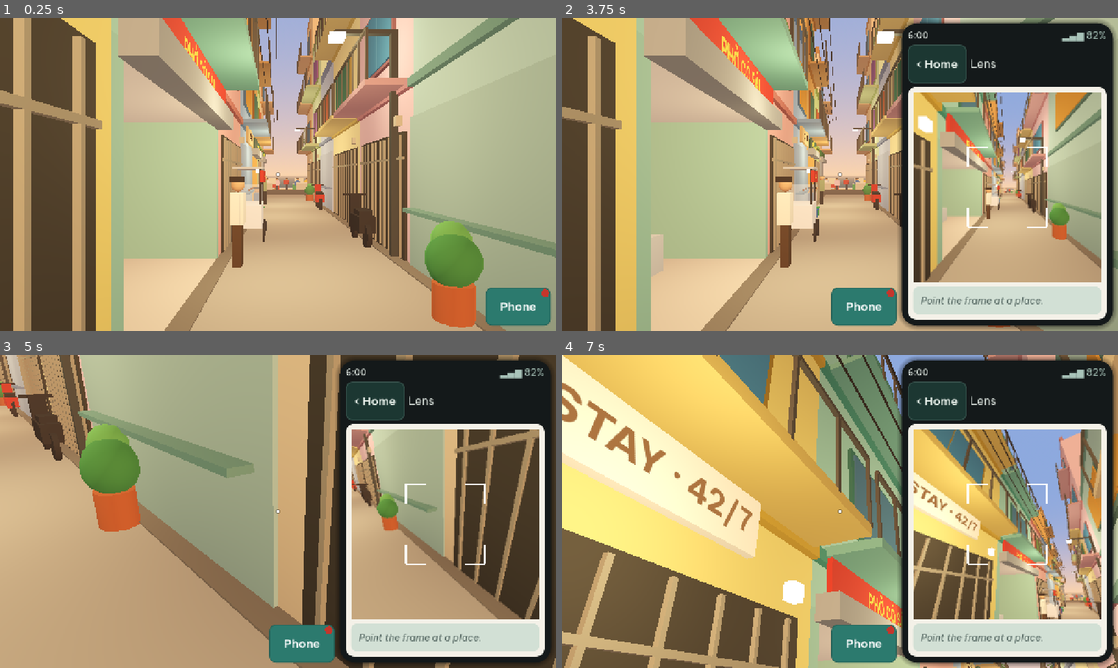
Above: before the commit, frames 1-4 (two rows, left to right).
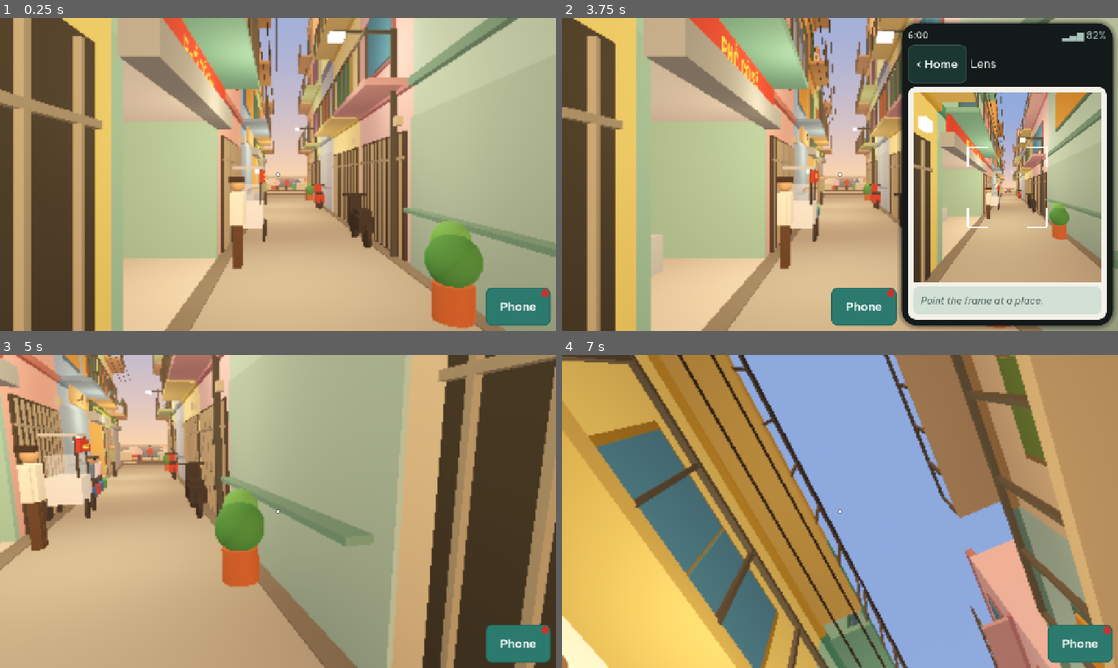
Above: after the commit, the same moments.

Repository: sntran/Vung_Tau
Game: Godot game, scene res://scenes/main.tscn
The game is run twice, just before and just after one commit, with the same random seed, the same clock (stepped at 60 frames per second) and the same inputs.
Inputs (mouse positions are in pixels of both pictures, inside the frame that each line leads up to):
- Up to frame 1 (0.25 s): no input
- Up to frame 2 (3.75 s): click "Phone" at 0.5 s; click (956, 86) at 1.25 s; click "‹ Home" at 2 s; click (1056, 86) at 2.75 s; tap Enter at 3.5 s; move the mouse to (962, 158) at 3.52 s; hold D from 3.53 s (still down); tap E at 3.6 s; click (962, 158) at 3.67 s
- Up to frame 3 (5 s): tap Tab at 3.8 s; release D at 4.25 s; drag from (166, 527) to (250, 574) at 4.27 s
- Up to frame 4 (7 s): move the mouse to (895, 442) at 5.02 s; hold D 5.03-5.75 s; tap E at 5.1 s; click (895, 442) at 5.17 s; tap Tab at 5.3, 6.8 s; drag from (812, 574) to (673, 464) at 5.77 s; move the mouse to (1006, 558) at 6.52 s; hold A from 6.53 s (still down); hold Shift from 6.53 s (still down); click (1006, 558) at 6.67 s

The runs differ from the first frame. In frame 1, 5.3% of the frame differs, in the area x 0-100%, y 0-100%; in frame 2, 3.9%; in frame 3, 75%; in frame 4, 98%.

Commit message:
Add the quality presets, the sun shadow, the desktop and gamepad controls, and the fullscreen and mouse settings, and let a play-test phase choose its renderer

Diff:
--- a/autoload/game_state.gd
+++ b/autoload/game_state.gd
@@ -50,6 +50,26 @@
 	load_game()
 
 
+func _ready() -> void:
+	# The first start selects the quality preset (plan 0004, D3).
+	if settings.quality == "":
+		set_settings({"quality": Quality.default_preset()})
+	restart_for_renderer()
+
+
+## Starts the game again when the quality preset needs another renderer
+## (plan 0004, R4). Not in the play tests, in the editor, or when the command
+## line selects the renderer. Returns true when the game starts again.
+func restart_for_renderer() -> bool:
+	if arg_value("playtest") != "" or OS.has_feature("editor") or Quality.renderer_fixed_by_command_line() \
+			or not Quality.needs_restart(settings.quality):
+		return false
+	save_game()
+	OS.set_restart_on_exit(true, Quality.restart_args(settings.quality))
+	get_tree().quit()
+	return true
+
+
 ## Returns the value of a command line argument "--name=value", or "" when it is not there.
 static func arg_value(arg_name: String) -> String:
 	var prefix := "--%s=" % arg_name
--- a/data/ui.json
+++ b/data/ui.json
@@ -133,5 +133,16 @@
 		"off": "Off"
 	},
 	"settings_subtitle_size": "Subtitle size: {value}",
-	"settings_subtitle_box": "Subtitle box: {value}"
+	"settings_subtitle_box": "Subtitle box: {value}",
+	"settings_quality": "Quality: {value}",
+	"quality_presets": {
+		"low": "Low",
+		"medium": "Medium",
+		"high": "High",
+		"ultra": "Ultra"
+	},
+	"settings_restart_note": "This quality uses another renderer. The change starts after a restart.",
+	"settings_restart": "Restart now",
+	"settings_fullscreen": "Fullscreen",
+	"settings_mouse": "Mouse speed: {value}"
 }
--- a/project.godot
+++ b/project.godot
@@ -13,7 +13,7 @@
 config/name="Vũng Tàu"
 config/description="A game about Vietnamese food and daily life in a hẻm in Vũng Tàu."
 run/main_scene="res://scenes/main.tscn"
-config/features=PackedStringArray("4.7", "Mobile")
+config/features=PackedStringArray("4.7", "Forward Plus")
 boot_splash/bg_color=Color(0.0627451, 0.129412, 0.117647, 1)
 config/icon="res://icon.svg"
 
@@ -51,7 +51,7 @@
 
 [rendering]
 
-renderer/rendering_method="mobile"
+renderer/rendering_method="forward_plus"
 renderer/rendering_method.mobile="mobile"
 renderer/rendering_method.web="gl_compatibility"
 textures/vram_compression/import_etc2_astc=true
--- /dev/null
+++ b/scenes/desktop_controls.gd
@@ -0,0 +1,125 @@
+class_name DesktopControls
+extends Node
+## The controls of a computer (plan 0004, D4, R2, R3): mouse look with a
+## captured cursor, E to act, Tab for the phone, Esc for the menu, and a gamepad.
+##
+## W, A, S, D are in main.gd (plan 0002). Touch controls stay as they are:
+## a touch makes mouse events with the device DEVICE_ID_EMULATION, and this
+## node does not read them.
+##
+## A click of a real mouse on the world captures the cursor. Then the mouse
+## turns the view, and a click acts on the focus, the same as E. When the
+## phone is up, the cursor is free and the mouse uses the apps. Tab, Esc, or
+## a right click lowers the phone, and the cursor is captured again.
+
+## A mouse movement of one pixel turns the view this many degrees at mouse speed 1.
+const MOUSE_DEG_PER_PIXEL := 0.1
+## The right stick turns the view this many degrees each second at look speed 1.
+const STICK_DEG_PER_SECOND := 140.0
+const STICK_DEADZONE := 0.2
+
+## True after the player captured the cursor one time. Then the cursor is
+## captured again when the phone goes down.
+var mouse_play := false
+
+var _main: Node
+## The device of the last gamepad event.
+var _pad_device := 0
+
+
+func _init(main: Node) -> void:
+	_main = main
+	name = "DesktopControls"
+
+
+func _ready() -> void:
+	_main.phone.raised.connect(_on_phone_raised)
+
+
+func captured() -> bool:
+	return Input.mouse_mode == Input.MOUSE_MODE_CAPTURED
+
+
+func _unhandled_input(event: InputEvent) -> void:
+	if event is InputEventJoypadMotion or event is InputEventJoypadButton:
+		_pad_device = event.device
+	if event is InputEventMouseButton:
+		var button := event as InputEventMouseButton
+		if button.device == InputEvent.DEVICE_ID_EMULATION or not button.pressed:
+			return
+		if button.button_index == MOUSE_BUTTON_RIGHT and _main.phone.up:
+			_main.phone.lower_phone()
+			_handled()
+		elif button.button_index == MOUSE_BUTTON_LEFT and captured():
+			_main._on_action()
+			_handled()
+		elif button.button_index == MOUSE_BUTTON_LEFT and not _main.phone.up:
+			mouse_play = true
+			Input.mouse_mode = Input.MOUSE_MODE_CAPTURED
+			_handled()
+	elif event is InputEventMouseMotion:
+		var motion := event as InputEventMouseMotion
+		if motion.device == InputEvent.DEVICE_ID_EMULATION or not captured():
+			return
+		var speed := float(GameState.settings.mouse_sensitivity) * MOUSE_DEG_PER_PIXEL
+		var invert := -1.0 if GameState.settings.invert_y else 1.0
+		_main.player.look(-motion.relative.x * speed, -motion.relative.y * speed * invert)
+		_handled()
+	elif event is InputEventKey:
+		var key := event as InputEventKey
+		if not key.pressed or key.echo:
+			return
+		match key.physical_keycode:
+			KEY_E:
+				_main._on_action()
+				_handled()
+			KEY_TAB, KEY_ESCAPE:
+				# The phone is the menu of the game: Esc shows its home screen.
+				if key.physical_keycode == KEY_ESCAPE and not _main.phone.up:
+					_main.phone.open_app("")
+				_main.phone.toggle()
+				_handled()
+	elif event is InputEventJoypadButton:
+		var pad := event as InputEventJoypadButton
+		if not pad.pressed:
+			return
+		match pad.button_index:
+			JOY_BUTTON_A:
+				_main._on_action()
+				_handled()
+			JOY_BUTTON_Y:
+				_main.phone.toggle()
+				_handled()
+
+
+func _process(delta: float) -> void:
+	var look := _stick(JOY_AXIS_RIGHT_X, JOY_AXIS_RIGHT_Y)
+	if look == Vector2.ZERO:
+		return
+	var speed := float(GameState.settings.look_sensitivity) * STICK_DEG_PER_SECOND * delta
+	var invert := -1.0 if GameState.settings.invert_y else 1.0
+	_main.player.look(-look.x * speed, -look.y * speed * invert)
+
+
+## The left stick of the gamepad: x is to the right, y is forward.
+func move_stick() -> Vector2:
+	var stick := _stick(JOY_AXIS_LEFT_X, JOY_AXIS_LEFT_Y)
+	return Vector2(stick.x, -stick.y)
+
+
+func _stick(axis_x: JoyAxis, axis_y: JoyAxis) -> Vector2:
+	var value := Vector2(Input.get_joy_axis(_pad_device, axis_x), Input.get_joy_axis(_pad_device, axis_y))
+	if value.length() < STICK_DEADZONE:
+		return Vector2.ZERO
+	return value.limit_length(1.0)
+
+
+func _on_phone_raised(up: bool) -> void:
+	if up and captured():
+		Input.mouse_mode = Input.MOUSE_MODE_VISIBLE
+	elif not up and mouse_play:
+		Input.mouse_mode = Input.MOUSE_MODE_CAPTURED
+
+
+func _handled() -> void:
+	get_viewport().set_input_as_handled()
--- a/scenes/main.gd
+++ b/scenes/main.gd
@@ -66,6 +66,8 @@
 ## The neutral voice of the phone (the Play button of the Listen app, R21).
 var phone_voice: AudioStreamPlayer
 var clack_player: AudioStreamPlayer3D
+## Mouse look, keys, and the gamepad on a computer (plan 0004).
+var desktop: DesktopControls
 
 ## The touches and the mouse press: id -> {start, last, time, zone, active}.
 var _touches: Dictionary = {}
@@ -101,6 +103,8 @@
 	phone.request.connect(_on_phone_request)
 	phone.raised.connect(_on_phone_raised)
 	phone.app_changed.connect(_on_app_changed)
+	desktop = DesktopControls.new(self)
+	add_child(desktop)
 	phone_voice = AudioStreamPlayer.new()
 	phone_voice.name = "PhoneVoice"
 	$Sounds.add_child(phone_voice)
@@ -165,7 +169,8 @@
 
 # --- Input ---------------------------------------------------------------
 
-## W, A, S, D and the arrow keys move the player (plan 0002, R11).
+## W, A, S, D, the arrow keys, and the left stick of a gamepad move the player
+## (plan 0002, R11, and plan 0004, R2).
 func _read_keys() -> void:
 	if _stick_id != null:
 		return
@@ -178,6 +183,7 @@
 		keys.x += 1.0
 	if Input.is_physical_key_pressed(KEY_A) or Input.is_physical_key_pressed(KEY_LEFT):
 		keys.x -= 1.0
+	keys += desktop.move_stick()
 	var was_moving := player.move_input.length() > 0.0
 	player.move_input = keys.limit_length(1.0)
 	if was_moving and keys == Vector2.ZERO:
@@ -821,6 +827,13 @@
 			_apply_settings()
 		"center":
 			center_view()
+		"restart":
+			# The play tests cannot start the game again: the next run of a
+			# play test is the restart.
+			GameState.save_game()
+			if not Playtest.active:
+				OS.set_restart_on_exit(true, Quality.restart_args(GameState.settings.quality))
+				get_tree().quit()
 
 
 ## A choice of the Clock app: wait, or sleep until morning (R27).
@@ -945,6 +958,22 @@
 func _apply_settings() -> void:
 	player.camera.fov = float(GameState.settings.fov)
 	subtitles.apply_settings(float(GameState.settings.subtitle_size), float(GameState.settings.subtitle_box))
+	Quality.apply(GameState.settings.quality, environment, sun, get_viewport())
+	_apply_window_mode()
+
+
+## The fullscreen setting of a desktop window (plan 0004, R1). Phones and the
+## web build have no window setting.
+func _apply_window_mode() -> void:
+	if OS.has_feature("mobile") or OS.has_feature("web"):
+		return
+	var fullscreen := bool(GameState.settings.fullscreen)
+	var mode := DisplayServer.window_get_mode()
+	var is_fullscreen := mode in [DisplayServer.WINDOW_MODE_FULLSCREEN, DisplayServer.WINDOW_MODE_EXCLUSIVE_FULLSCREEN]
+	if fullscreen and not is_fullscreen:
+		DisplayServer.window_set_mode(DisplayServer.WINDOW_MODE_FULLSCREEN)
+	elif not fullscreen and is_fullscreen:
+		DisplayServer.window_set_mode(DisplayServer.WINDOW_MODE_WINDOWED)
 
 
 func _on_time_changed(minutes: int, _day: int) -> void:
@@ -974,8 +1003,9 @@
 	sun.rotation_degrees = DayLight.sun_rotation(minutes)
 	sun.light_color = DayLight.sun_color(minutes)
 	sun.light_energy = DayLight.sun_energy(minutes)
-	# No sun shadows: see plan 0001, note N18.
-	sun.shadow_enabled = false
+	# The sun casts shadows on all presets (plan 0004, R5), except in the web
+	# build: see Quality.sun_shadow().
+	sun.shadow_enabled = Quality.sun_shadow()
 
 
 # --- Layout ----------------------------------------------------------------
--- a/scenes/ui/phone/settings_app.gd
+++ b/scenes/ui/phone/settings_app.gd
@@ -2,6 +2,7 @@
 extends ScrollContainer
 ## The Settings app (plan 0003, R28): the settings of plan 0002, the sound,
 ## the subtitle language, the subtitle size, and the opacity of the subtitle box.
+## Plan 0004 adds the quality preset, fullscreen, and the mouse speed (R1 to R4).
 
 const SENSITIVITY_RANGE := Vector2(0.25, 2.0)
 const FOV_RANGE := Vector2(60.0, 90.0)
@@ -23,6 +24,13 @@
 var _sound: CheckButton
 var _subtitles: TextButton
 var _center: TextButton
+var _quality: TextButton
+var _restart_note: Label
+var _restart: TextButton
+var _fullscreen: CheckButton
+var _mouse: HSlider
+var _mouse_label: Label
+var _preset := "low"
 var _language := "vi"
 var _quiet := false
 
@@ -32,6 +40,16 @@
 	size_flags_vertical = Control.SIZE_EXPAND_FILL
 	_column = PhoneUi.column(8)
 	add_child(_column)
+	_quality = PhoneUi.button("settings.quality", "")
+	_quality.pressed.connect(_next_preset)
+	_column.add_child(_quality)
+	_restart_note = PhoneUi.label("")
+	_restart_note.autowrap_mode = TextServer.AUTOWRAP_WORD_SMART
+	_column.add_child(_restart_note)
+	_restart = PhoneUi.button("settings.restart", "")
+	_restart.pressed.connect(func() -> void: phone.request.emit("restart", {}))
+	_column.add_child(_restart)
+	_fullscreen = _toggle("settings.fullscreen")
 	_sound = _toggle("settings.sound")
 	_subtitles = PhoneUi.button("settings.subtitles", "")
 	_subtitles.pressed.connect(_next_language)
@@ -45,6 +63,9 @@
 	var sensitivity := _slider("settings.sensitivity", SENSITIVITY_RANGE, 0.05)
 	_sensitivity = sensitivity[0]
 	_sensitivity_label = sensitivity[1]
+	var mouse := _slider("settings.mouse_sensitivity", SaveFormat.MOUSE_SENSITIVITY_RANGE, 0.05)
+	_mouse = mouse[0]
+	_mouse_label = mouse[1]
 	_invert = _toggle("settings.invert")
 	_gyro = _toggle("settings.gyro")
 	var fov := _slider("settings.fov", FOV_RANGE, 1.0)
@@ -93,6 +114,16 @@
 	_gyro.text = Content.ui_text("settings_gyro")
 	_tap_walk.text = Content.ui_text("settings_tap_walk")
 	_center.set_texts(Content.ui_text("center_view"))
+	_fullscreen.text = Content.ui_text("settings_fullscreen")
+	_restart.set_texts(Content.ui_text("settings_restart"))
+	# A phone has no window and no mouse.
+	var desktop := not OS.has_feature("mobile") and not OS.has_feature("web")
+	_fullscreen.visible = desktop
+	_mouse.visible = desktop
+	_mouse_label.visible = desktop
+	_fullscreen.button_pressed = bool(settings.fullscreen)
+	_mouse.value = float(settings.mouse_sensitivity)
+	_preset = Quality.valid(settings.quality)
 	_sound.button_pressed = bool(state.get("sound", true))
 	_sensitivity.value = float(settings.look_sensitivity)
 	_fov.value = float(settings.fov)
@@ -116,7 +147,15 @@
 		"subtitles": _language,
 		"subtitle_size": _size.value,
 		"subtitle_box": _box.value,
+		"quality": _preset,
+		"mouse_sensitivity": snappedf(_mouse.value, 0.01),
+		"fullscreen": _fullscreen.button_pressed,
 	}
+
+
+func _next_preset() -> void:
+	_preset = Quality.NAMES[(Quality.NAMES.find(_preset) + 1) % Quality.NAMES.size()]
+	_on_changed()
 
 
 func _next_language() -> void:
@@ -131,6 +170,14 @@
 	_fov_label.text = Content.format(Content.ui_text("settings_fov"), {"value": "%d°" % int(_fov.value)})
 	_size_label.text = Content.format(Content.ui_text("settings_subtitle_size"), {"value": "%d%%" % int(_size.value * 100)})
 	_box_label.text = Content.format(Content.ui_text("settings_subtitle_box"), {"value": "%d%%" % int(_box.value * 100)})
+	_quality.set_texts(Content.format(Content.ui_text("settings_quality"),
+			{"value": Content.ui_dict("quality_presets").get(_preset, _preset)}))
+	# A change of renderer needs a restart (R4).
+	var restart := Quality.needs_restart(_preset)
+	_restart_note.text = Content.ui_text("settings_restart_note") if restart else ""
+	_restart_note.visible = restart
+	_restart.visible = restart
+	_mouse_label.text = Content.format(Content.ui_text("settings_mouse"), {"value": "%.2f" % _mouse.value})
 	_subtitles.set_texts(Content.format(Content.ui_text("settings_subtitles"),
 			{"value": Content.ui_dict("subtitle_languages").get(_language, _language)}))
 
--- /dev/null
+++ b/scripts/quality.gd
@@ -0,0 +1,108 @@
+class_name Quality
+extends RefCounted
+## The quality presets (plan 0004, D3, R4): Low, Medium, High, and Ultra.
+##
+## A preset sets the renderer (on desktop only), the distance of the sun
+## shadow, the screen-space effects, the volumetric fog, and the render scale.
+## Android and iOS always use the Mobile renderer, and the web build always
+## uses the Compatibility renderer. There the preset sets only the other values.
+##
+## Godot selects the renderer when it starts, and a file in user:// cannot
+## change it (verified with Godot 4.7.2). So a preset with another renderer
+## starts the game again with the command-line argument --rendering-method.
+
+const NAMES: Array[String] = ["low", "medium", "high", "ultra"]
+const PRESETS := {
+	"low": {"renderer": "mobile", "shadow_distance": 25.0, "ssao": false, "ssil": false, "sdfgi": false,
+			"fog": false, "scale": 0.75},
+	"medium": {"renderer": "forward_plus", "shadow_distance": 50.0, "ssao": true, "ssil": false, "sdfgi": false,
+			"fog": false, "scale": 1.0},
+	"high": {"renderer": "forward_plus", "shadow_distance": 80.0, "ssao": true, "ssil": true, "sdfgi": true,
+			"fog": false, "scale": 1.0},
+	"ultra": {"renderer": "forward_plus", "shadow_distance": 120.0, "ssao": true, "ssil": true, "sdfgi": true,
+			"fog": true, "scale": 1.0},
+}
+const RENDERER_ARG := "--rendering-method"
+
+
+## The preset for the first start: Low on phones, in the web build, and on a
+## computer without a graphics card (a software renderer). Medium with a
+## graphics chip in the processor, and High with a separate graphics card.
+static func default_preset() -> String:
+	if OS.has_feature("mobile") or OS.has_feature("web"):
+		return "low"
+	match RenderingServer.get_video_adapter_type():
+		RenderingDevice.DEVICE_TYPE_DISCRETE_GPU:
+			return "high"
+		RenderingDevice.DEVICE_TYPE_INTEGRATED_GPU:
+			return "medium"
+	return "low"
+
+
+## Returns a known preset name. An unknown or empty name gives the preset of
+## the first start.
+static func valid(preset: String) -> String:
+	return preset if PRESETS.has(preset) else default_preset()
+
+
+## The renderer that the preset uses on this platform.
+static func renderer_for(preset: String) -> String:
+	if OS.has_feature("web"):
+		return "gl_compatibility"
+	if OS.has_feature("mobile"):
+		return "mobile"
+	return str(PRESETS[valid(preset)].renderer)
+
+
+static func current_renderer() -> String:
+	return RenderingServer.get_current_rendering_method()
+
+
+## True when the preset needs another renderer than the renderer now. Then the
+## game must start again.
+static func needs_restart(preset: String) -> bool:
+	return renderer_for(preset) != current_renderer()
+
+
+## True when the command line selects the renderer (the play tests do). Then
+## the game does not start again for the preset.
+static func renderer_fixed_by_command_line() -> bool:
+	return OS.get_cmdline_args().has(RENDERER_ARG)
+
+
+## The command-line arguments to start the game again with the renderer of the preset.
+static func restart_args(preset: String) -> PackedStringArray:
+	var args := PackedStringArray()
+	var old := OS.get_cmdline_args()
+	var i := 0
+	while i < old.size():
+		if old[i] == RENDERER_ARG:
+			i += 2
+			continue
+		args.append(old[i])
+		i += 1
+	args.append(RENDERER_ARG)
+	args.append(renderer_for(preset))
+	return args
+
+
+## Sets the values of the preset. The screen-space effects and the fog are
+## only in the Forward+ renderer, so they stay off with the other renderers.
+static func apply(preset: String, environment: Environment, sun: DirectionalLight3D, viewport: Viewport) -> void:
+	var values: Dictionary = PRESETS[valid(preset)]
+	var forward := current_renderer() == "forward_plus"
+	environment.ssao_enabled = forward and bool(values.ssao)
+	environment.ssil_enabled = forward and bool(values.ssil)
+	environment.sdfgi_enabled = forward and bool(values.sdfgi)
+	environment.volumetric_fog_enabled = forward and bool(values.fog)
+	sun.directional_shadow_max_distance = float(values.shadow_distance)
+	viewport.scaling_3d_scale = float(values.scale)
+
+
+## True when the sun casts shadows. Plan 0001 (note N18) turned them off,
+## because the Compatibility renderer under llvmpipe made up-facing surfaces
+## too bright with the sun shadow on. Plan 0004 (R5) turns them on for all
+## presets. The web build keeps them off while it shows that defect (see
+## AGENTS.md).
+static func sun_shadow() -> bool:
+	return current_renderer() != "gl_compatibility"
--- a/scripts/save_format.gd
+++ b/scripts/save_format.gd
@@ -16,7 +16,14 @@
 	"subtitles": "vi",
 	"subtitle_size": 1.0,
 	"subtitle_box": 0.75,
+	# Plan 0004, R2 to R4. An empty quality means the first start: the game
+	# selects the preset (Quality.default_preset()).
+	"quality": "",
+	"mouse_sensitivity": 1.0,
+	"fullscreen": false,
 }
+
+const MOUSE_SENSITIVITY_RANGE := Vector2(0.25, 2.0)
 
 const SUBTITLE_LANGUAGES := ["vi", "en", "both", "off"]
 
@@ -89,6 +96,10 @@
 		settings.subtitles = DEFAULT_SETTINGS.subtitles
 	settings.subtitle_size = clampf(settings.subtitle_size, 1.0, 1.5)
 	settings.subtitle_box = clampf(settings.subtitle_box, 0.0, 1.0)
+	if not Quality.PRESETS.has(settings.quality):
+		settings.quality = DEFAULT_SETTINGS.quality
+	settings.mouse_sensitivity = clampf(settings.mouse_sensitivity, MOUSE_SENSITIVITY_RANGE.x,
+			MOUSE_SENSITIVITY_RANGE.y)
 	var met: Array[String] = []
 	for speaker: Variant in _array(data.get("met")):
 		if typeof(speaker) == TYPE_STRING and not met.has(speaker):
--- /dev/null
+++ b/tests/unit/test_quality.gd
@@ -0,0 +1,45 @@
+extends GutTest
+## Tests for the quality presets (plan 0004, R4).
+
+
+func test_presets_have_the_values_of_the_plan() -> void:
+	assert_eq(Quality.NAMES, ["low", "medium", "high", "ultra"] as Array[String])
+	var shadows := Quality.NAMES.map(func(n: String) -> float: return Quality.PRESETS[n].shadow_distance)
+	assert_eq(shadows, [25.0, 50.0, 80.0, 120.0])
+	assert_eq(Quality.PRESETS.low.renderer, "mobile")
+	for preset: String in ["medium", "high", "ultra"]:
+		assert_eq(Quality.PRESETS[preset].renderer, "forward_plus")
+		assert_true(Quality.PRESETS[preset].ssao)
+	assert_false(Quality.PRESETS.medium.ssil)
+	assert_true(Quality.PRESETS.high.sdfgi)
+	assert_false(Quality.PRESETS.high.fog)
+	assert_true(Quality.PRESETS.ultra.fog)
+	assert_almost_eq(Quality.PRESETS.low.scale, 0.75, 0.001)
+
+
+func test_unknown_preset_takes_the_default() -> void:
+	assert_eq(Quality.valid("ultra"), "ultra")
+	assert_eq(Quality.valid(""), Quality.default_preset())
+	assert_true(Quality.NAMES.has(Quality.default_preset()))
+
+
+func test_restart_arguments_replace_the_renderer() -> void:
+	var args := Quality.restart_args("low")
+	assert_eq(args.count(Quality.RENDERER_ARG), 1)
+	var at := args.find(Quality.RENDERER_ARG)
+	assert_eq(args[at + 1], "mobile")
+
+
+func test_apply_sets_the_shadow_and_the_scale() -> void:
+	var environment := Environment.new()
+	var sun := DirectionalLight3D.new()
+	var viewport := SubViewport.new()
+	add_child_autofree(viewport)
+	Quality.apply("ultra", environment, sun, viewport)
+	assert_almost_eq(sun.directional_shadow_max_distance, 120.0, 0.001)
+	assert_almost_eq(viewport.scaling_3d_scale, 1.0, 0.001)
+	Quality.apply("low", environment, sun, viewport)
+	assert_almost_eq(sun.directional_shadow_max_distance, 25.0, 0.001)
+	assert_almost_eq(viewport.scaling_3d_scale, 0.75, 0.001)
+	assert_false(environment.ssao_enabled)
+	sun.free()
--- a/tests/unit/test_save_format.gd
+++ b/tests/unit/test_save_format.gd
@@ -15,7 +15,8 @@
 		"flags": {"intro_done": true}, "sound": false, "player": Vector3(13.25, 0, -0.6),
 		"yaw": 35.5, "pitch": -12.0,
 		"settings": {"look_sensitivity": 1.5, "invert_y": true, "gyro": false, "fov": 80.0, "tap_walk": false,
-				"subtitles": "both", "subtitle_size": 1.25, "subtitle_box": 0.5},
+				"subtitles": "both", "subtitle_size": 1.25, "subtitle_box": 0.5,
+				"quality": "high", "mouse_sensitivity": 1.5, "fullscreen": true},
 		"met": ["batu"], "phrases": [{"vi": "Dạ, chưa ạ.", "en": "Not yet."}],
 		"messages": [{"id": "welcome", "text": "Chào con!", "day": 1, "minutes": 360}], "unread": 1,
 	}
@@ -53,6 +54,21 @@
 	assert_eq(data.unread, 0)
 	json.settings.subtitles = "klingon"
 	assert_eq(SaveFormat.from_json(JSON.stringify(json)).settings.subtitles, "vi", "a bad subtitle language takes the default")
+
+
+func test_save_of_plan_0003_loads_with_the_defaults_of_plan_0004() -> void:
+	var json: Dictionary = JSON.parse_string(SaveFormat.to_json(_state()))
+	for key: String in ["quality", "mouse_sensitivity", "fullscreen"]:
+		json.settings.erase(key)
+	var data := SaveFormat.from_json(JSON.stringify(json))
+	assert_eq(data.settings.quality, "", "no preset: the first start selects one")
+	assert_almost_eq(data.settings.mouse_sensitivity, 1.0, 0.001)
+	assert_false(data.settings.fullscreen)
+	json.settings.quality = "extreme"
+	json.settings.mouse_sensitivity = 9.0
+	data = SaveFormat.from_json(JSON.stringify(json))
+	assert_eq(data.settings.quality, "", "an unknown preset takes the default")
+	assert_almost_eq(data.settings.mouse_sensitivity, SaveFormat.MOUSE_SENSITIVITY_RANGE.y, 0.001)
 
 
 func test_version_1_save_is_not_loaded() -> void:
Not shown, added: scenes/desktop_controls.gd.uid
Not shown, added: scripts/quality.gd.uid
Not shown, added: tests/unit/test_quality.gd.uid
Not shown, changed: tools/playtest.sh
